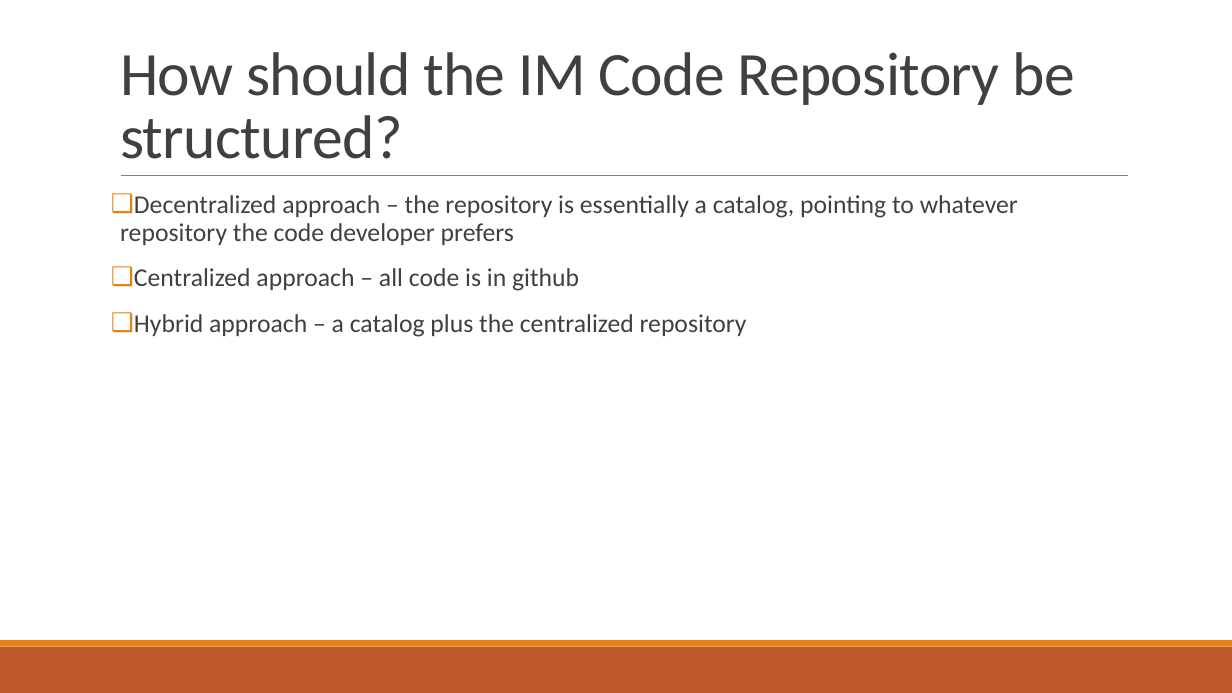
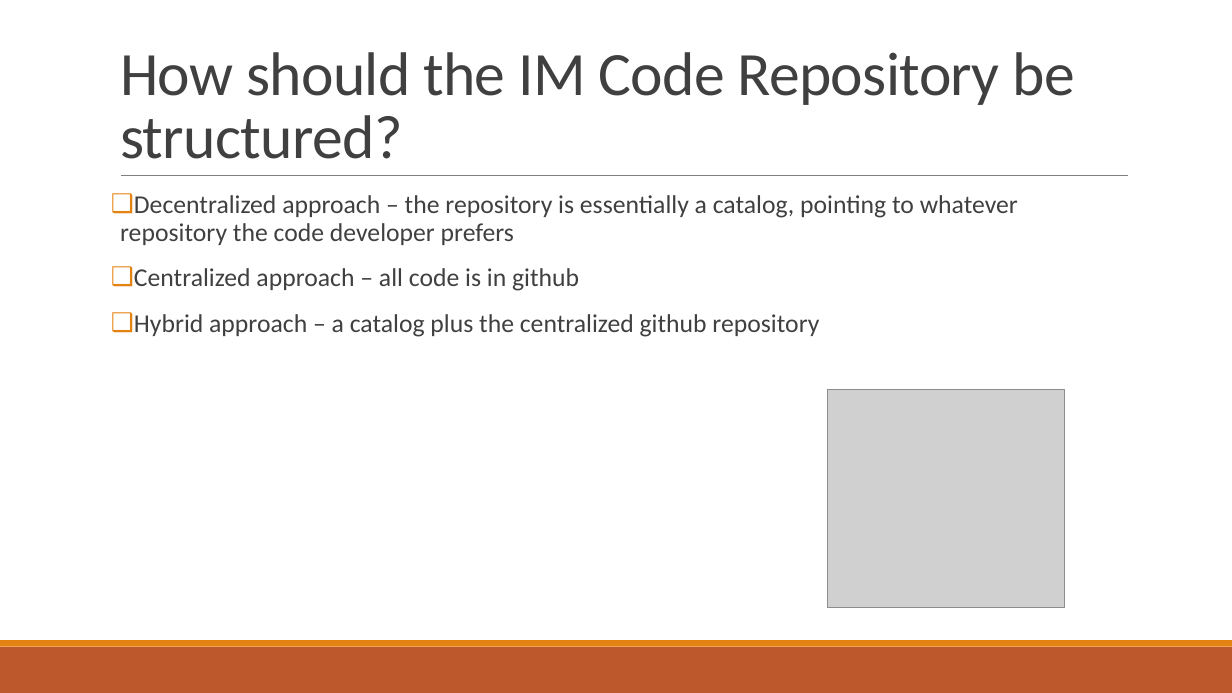
Before and after one commit to vanderbi/codeLibrary, a slide deck: slide 5 of Building an Information Management Code Library.pptx. Drawn at 1232x693 pixels with LibreOffice and Linux fonts; fonts in the diff are those of the drawing; grey boxes stand for pictures; background and template pictures are left out. Boxes give left, top, right and bottom in pixels: in the first picture for what was removed or moved away, otherwise in the second. Text is boxed around its words. In the diff, an @@ line names an element or a change of style, - is before the commit and + after.

```diff
--- a/Building an Information Management Code Library.pptx
+++ b/Building an Information Management Code Library.pptx
@@ text at bbox=[134, 314, 819, 337]: text changed @@
-❑ Hybrid approach – a catalog plus the centralized repository
+❑ Hybrid approach – a catalog plus the centralized github repository
@@ picture added at bbox=[827, 390, 1065, 607] @@
```
Also in this commit, not shown: 5 other slides changed.
